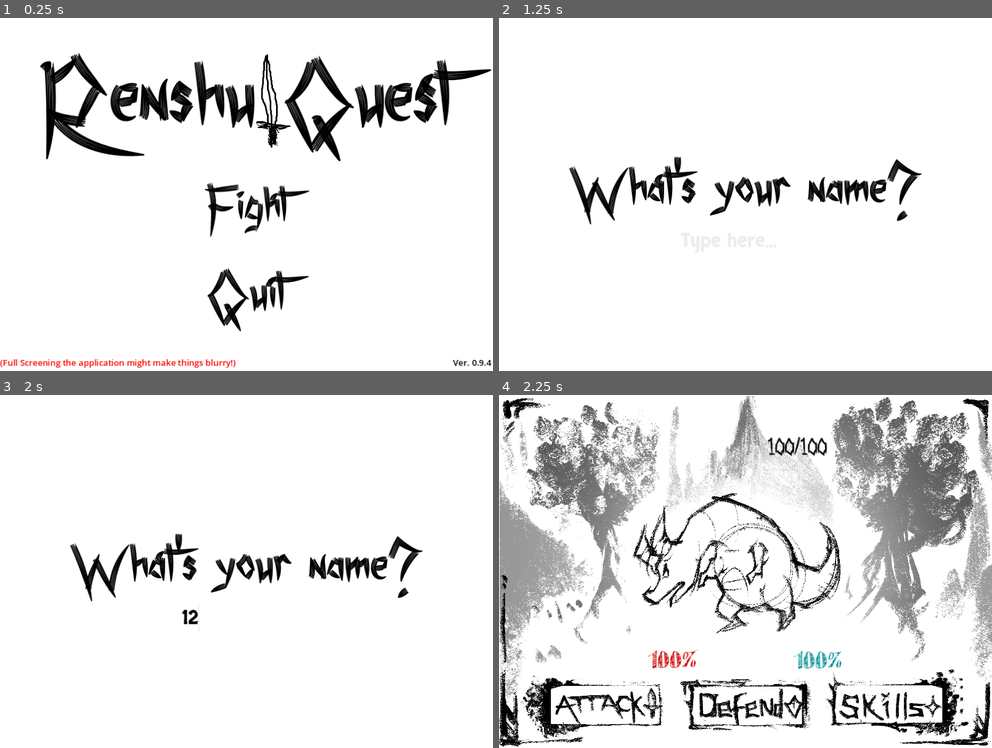
Above: before the commit, frames 1-4 (two rows, left to right).
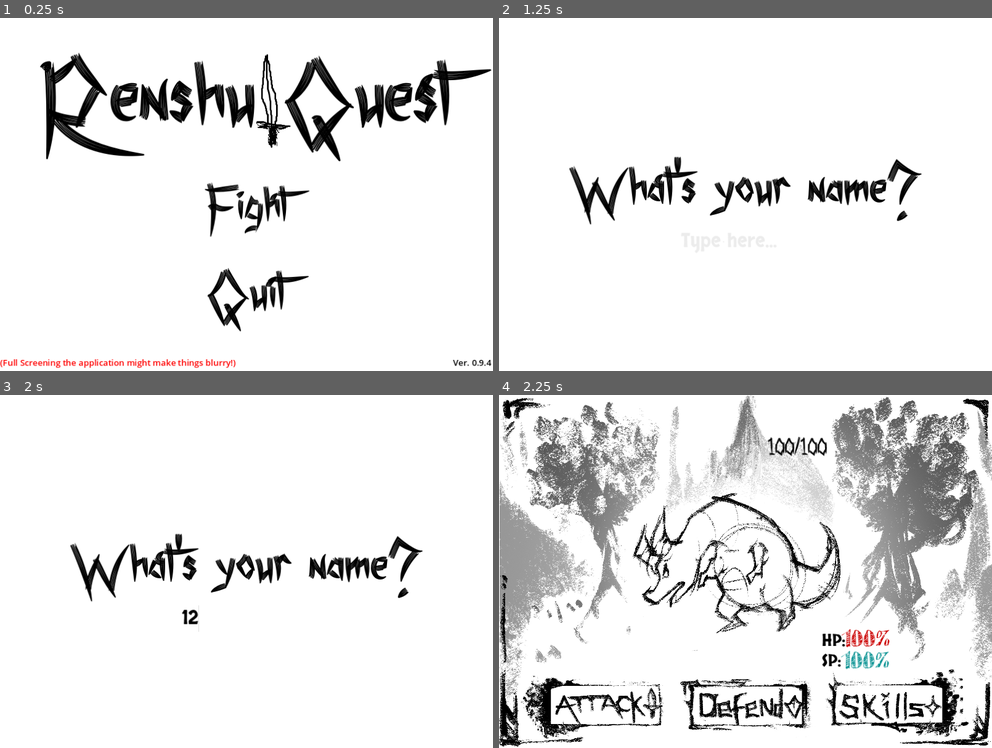
Above: after the commit, the same moments.

Repository: pseudonym07/renshu-main
Game: Godot game, scene res://MainMenu.tscn
The game is run twice, just before and just after one commit, with the same random seed, the same clock (stepped at 60 frames per second) and the same inputs.
Inputs (mouse positions are in pixels of both pictures, inside the frame that each line leads up to):
- Up to frame 1 (0.25 s): no input
- Up to frame 2 (1.25 s): click "Fight" at 0.5 s
- Up to frame 3 (2 s): click (246, 624) at 1.27 s; type "12" at 1.35 s
- Up to frame 4 (2.25 s): tap Enter at 2, 2.1 s; move the mouse to (853, 553) at 2.02 s

Frames 1-3 are identical in both runs. In frame 4, 1.2% of the frame differs, in the area x 30-80%, y 66-78%.

Commit message:
moved bars around
i will give a more substantial progress update nextime there's actually something worth writting down

Diff:
--- a/BattleUI.tscn
+++ b/BattleUI.tscn
@@ -59,20 +59,18 @@
 metadata/_edit_lock_ = true
 
 [node name="Pname Prompt" type="Panel" parent="."]
-visible = false
 layout_mode = 1
 anchors_preset = 10
 anchor_right = 1.0
-offset_left = 2.0
-offset_top = 464.0
-offset_right = -2.0
-offset_bottom = 664.0
+offset_left = 1.0
+offset_top = 465.0
+offset_right = -3.0
+offset_bottom = 665.0
 grow_horizontal = 2
 theme_override_styles/panel = SubResource("StyleBoxFlat_1it28")
 script = ExtResource("3_fuqwk")
 
 [node name="Text For prompt" type="Label" parent="Pname Prompt"]
-visible = false
 layout_mode = 1
 anchors_preset = 8
 anchor_left = 0.5
@@ -161,10 +159,10 @@
 anchor_top = 0.5
 anchor_right = 0.5
 anchor_bottom = 0.5
-offset_left = -196.0
-offset_top = -25.0
-offset_right = -77.0
-offset_bottom = 62.0
+offset_left = 167.0
+offset_top = -65.0
+offset_right = 286.0
+offset_bottom = 22.0
 grow_horizontal = 2
 grow_vertical = 2
 theme_override_colors/font_color = Color(0.794399, 3.22476e-06, 9.62615e-07, 1)
@@ -181,9 +179,9 @@
 anchor_top = 0.5
 anchor_right = 0.5
 anchor_bottom = 0.5
-offset_left = 73.0
+offset_left = 162.0
 offset_top = -28.0
-offset_right = 201.0
+offset_right = 290.0
 offset_bottom = 66.0
 grow_horizontal = 2
 grow_vertical = 2
@@ -216,3 +214,39 @@
 position = Vector2(199, -8)
 scale = Vector2(0.201333, 0.201333)
 texture = ExtResource("12_vc8po")
+
+[node name="PlayerHPLabel" type="Label" parent="."]
+layout_mode = 1
+anchors_preset = 8
+anchor_left = 0.5
+anchor_top = 0.5
+anchor_right = 0.5
+anchor_bottom = 0.5
+offset_left = 143.5
+offset_top = 109.5
+offset_right = 186.5
+offset_bottom = 154.5
+grow_horizontal = 2
+grow_vertical = 2
+theme_override_colors/font_color = Color(0, 0, 0, 1)
+theme_override_fonts/font = ExtResource("4_g8we0")
+theme_override_font_sizes/font_size = 30
+text = "HP:"
+
+[node name="PlayerSPLabel" type="Label" parent="."]
+layout_mode = 1
+anchors_preset = 8
+anchor_left = 0.5
+anchor_top = 0.5
+anchor_right = 0.5
+anchor_bottom = 0.5
+offset_left = 143.0
+offset_top = 148.0
+offset_right = 180.0
+offset_bottom = 193.0
+grow_horizontal = 2
+grow_vertical = 2
+theme_override_colors/font_color = Color(0, 0, 0, 1)
+theme_override_fonts/font = ExtResource("4_g8we0")
+theme_override_font_sizes/font_size = 30
+text = "SP:"
